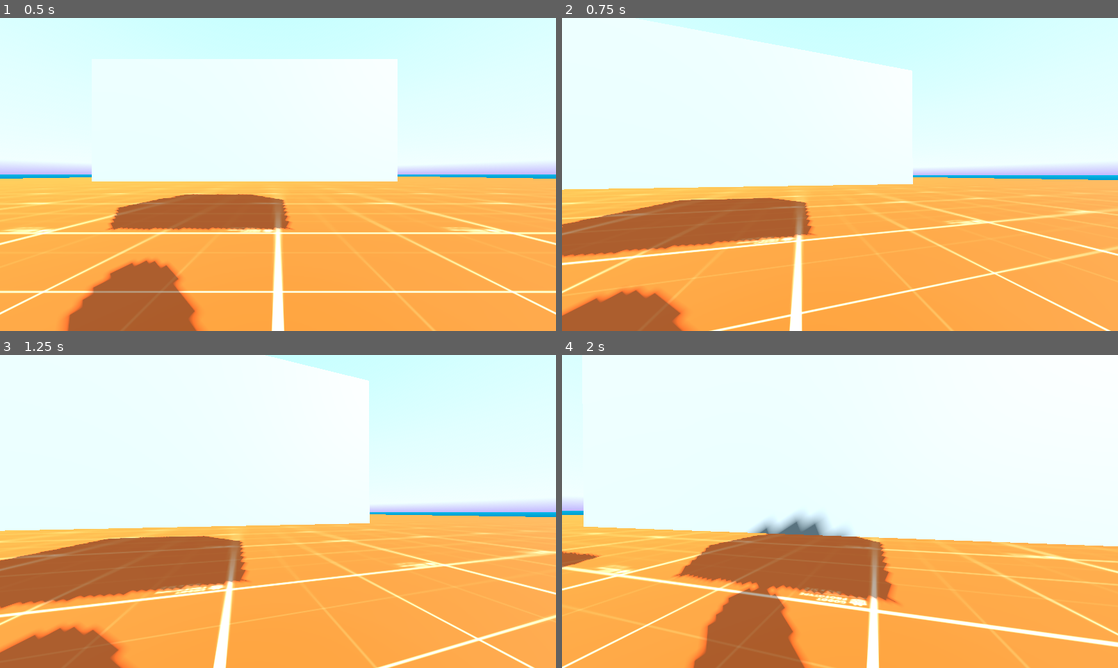
Above: before the commit, frames 1-4 (two rows, left to right).
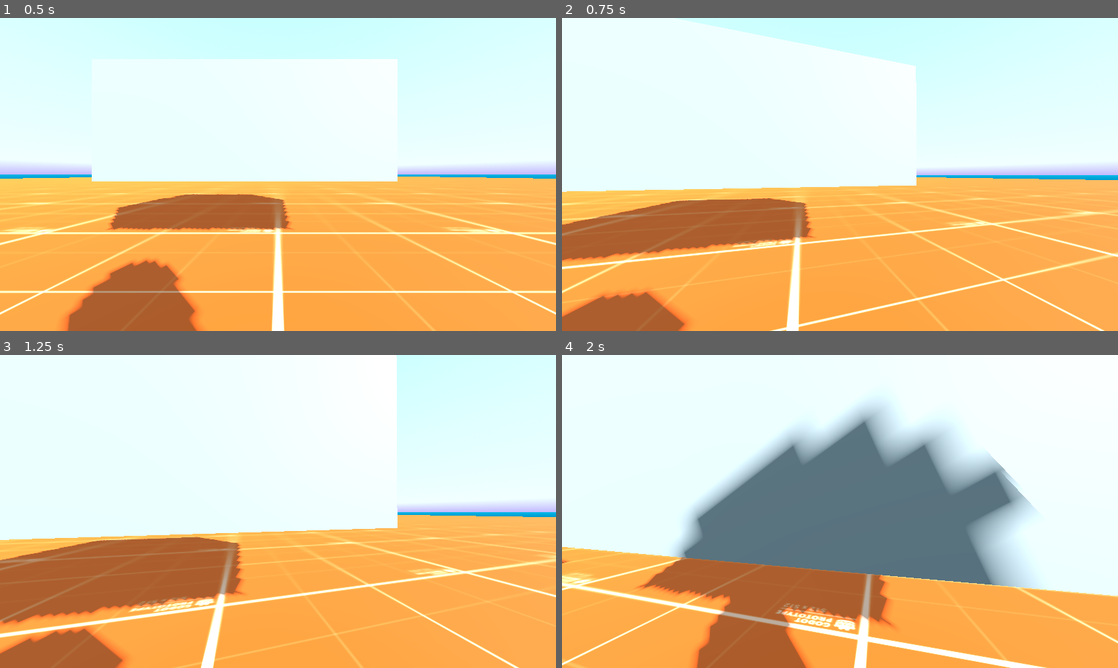
Above: after the commit, the same moments.

Repository: init-Sense/octant
Game: Godot game, scene res://scenes/octagon.tscn
The game is run twice, just before and just after one commit, with the same random seed, the same clock (stepped at 60 frames per second) and the same inputs. A sky picture missing from this copy of the repository is replaced by a grey-blue gradient.
Inputs (mouse positions are in pixels of both pictures, inside the frame that each line leads up to):
- Up to frame 1 (0.5 s): no input
- Up to frame 2 (0.75 s): tap Enter at 0.5 s; move the mouse to (867, 174) at 0.52 s; hold Q (debug_crouch_up) from 0.53 s (still down); click (867, 174) at 0.67 s
- Up to frame 3 (1.25 s): keep holding Q (debug_crouch_up)
- Up to frame 4 (2 s): keep holding Q (debug_crouch_up); move the mouse to (812, 511) at 1.27 s; click (812, 511) at 1.42 s

Frame 1 is identical in both runs. In frame 2, 6.5% of the frame differs, in the area x 0-100%, y 0-100%; in frame 3, 12%; in frame 4, 37%, in the area x 0-100%, y 14-100%.

Commit message:
refactor: simplified crouch

Diff:
--- a/scripts/player/crouch.gd
+++ b/scripts/player/crouch.gd
@@ -4,15 +4,16 @@
 
 #region NODES
 @onready var player: CharacterBody3D = $"../.."
-@onready var player_collision: CollisionShape3D = %Collision
+@onready var collision: CollisionShape3D = %Collision
 @onready var head: Node3D = %Head
-@onready var player_camera: PlayerCamera3D = %Camera
+@onready var camera: PlayerCamera3D = %Camera
+@onready var movement: PlayerMovement3D = %Movement
 #endregion
 
 
 #region CONSTANTS
 const CROUCH_STEPS: float = 20
-const CROUCH_AMOUNT: float = 0.9
+const CROUCH_AMOUNT: float = 0.95
 const CROUCH_SPEED: float = 2.0
 #endregion
 
@@ -27,33 +28,25 @@
 
 #region LIFECYCLE
 func _ready():
-	if not player or not player_collision or not head or not player_camera:
+	if not player or not collision or not head or not camera:
 		push_error("Required nodes not found in PlayerCrouch3D. Check the node structure.")
 
-	initial_player_height = player_collision.shape.height
+	initial_player_height = collision.shape.height
 	initial_head_position = head.position
 
 
 func _input(event):
 	if event is InputEventMouseButton:
 		if event.button_index == MOUSE_BUTTON_WHEEL_UP:
-			#print('Wheel Up')
 			crouch_up()
 		elif event.button_index == MOUSE_BUTTON_WHEEL_DOWN:
-			#print('Wheel Down')
 			crouch_down()
-	elif event is InputEventPanGesture:
-		print('Pan Gesture Detected')
+		handle_movement_speed()
 
 
-func _process(delta):
-	if Input.is_action_just_pressed("debug_crouch_down"):
-		crouch_down()
-	elif Input.is_action_just_pressed("debug_crouch_up"):
-		crouch_up()
-
+func _physics_process(delta):
 	if current_crouch_step != target_crouch_step:
-		current_crouch_step = move_toward(current_crouch_step, target_crouch_step, CROUCH_SPEED * delta * CROUCH_STEPS)
+		current_crouch_step = move_toward(current_crouch_step, target_crouch_step, CROUCH_SPEED * CROUCH_STEPS * delta )
 		update_player_height()
 #endregion
 
@@ -61,12 +54,17 @@
 #region CROUCHING
 func crouch_down():
 	target_crouch_step = min(target_crouch_step + 1, CROUCH_STEPS)
-	#print('Crouching down, target step:', target_crouch_step)
+	print('Crouching down, target step:', target_crouch_step)
 
 
 func crouch_up():
 	target_crouch_step = max(target_crouch_step - 1, 0)
-	#print('Standing up, target step:', target_crouch_step)
+	print('Standing up, target step:', target_crouch_step)
+
+
+func handle_movement_speed() -> void:
+	movement.current_speed = movement.WALKING_SPEED * (1 - current_crouch_step / CROUCH_STEPS)
+	#print("Current speed: ", movement.current_speed)
 #endregion
 
 
@@ -76,7 +74,7 @@
 	var height_change = initial_player_height * CROUCH_AMOUNT * crouch_progress
 	var new_height = initial_player_height - height_change
 
-	player_collision.shape.height = new_height
+	collision.shape.height = new_height
 	head.position.y = initial_head_position.y - height_change
 
 	player.move_and_slide()
--- a/scripts/player/head_bob.gd
+++ b/scripts/player/head_bob.gd
@@ -8,7 +8,7 @@
 
 #region VARIABLES
 const DEFAULT_AMPLITUDE: float = 0.1
-const DEFAULT_FREQUENCY: float = 10.0
+const DEFAULT_FREQUENCY: float = 5.0
 const AMPLITUDE_FACTOR: float = 0.2
 const FREQUENCY_FACTOR: float = 0.4
 const RESET_SPEED: float = 1.0
--- a/scripts/player/movement.gd
+++ b/scripts/player/movement.gd
@@ -3,11 +3,11 @@
 
 
 #region VARIABLES
-const WALKING_SPEED : float = 3.0
-const MOVEMENT_DAMPING : float = 0.01
+const WALKING_SPEED: float = 5.0
+const MOVEMENT_DAMPING: float = 0.01
 
-var velocity : Vector3 = Vector3.ZERO
-var crouch_speed_factor : float = 1.0
+var velocity: Vector3 = Vector3.ZERO
+var current_speed: float = WALKING_SPEED
 #endregion
 
 
@@ -38,7 +38,7 @@
 	elif player.is_moving_backward():
 		input_direction = camera.global_transform.basis.z.normalized()
 
-	var target_velocity = input_direction * WALKING_SPEED * crouch_speed_factor
+	var target_velocity = input_direction * current_speed
 
 	if input_direction != Vector3.ZERO:
 		velocity.x = target_velocity.x
@@ -55,10 +55,6 @@
 
 func get_movement_velocity() -> Vector3:
 	return velocity
-
-
-func adjust_speed_for_crouch(crouch_factor: float) -> void:
-	crouch_speed_factor = max(crouch_factor, 0.5)
 #endregion
 
 
